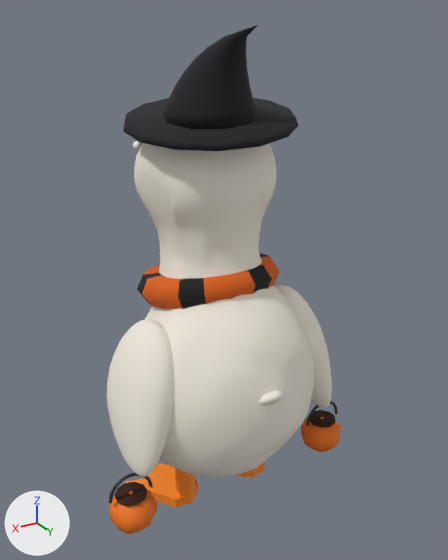
The Blender file arte/pato/pato_animado.blend: old version first, new version second.
One viewpoint serves both versions: a 50 mm camera at (1.36, 2.33, 2.38) aimed at (-0.04, -0.01, 1.21). Every picture has the same lights, and +X, +Y and +Z are marked at lower left. The picture after the commit comes second.

In view in the first picture: 'Abobora.D', 'Abobora.E', 'AboboraBoca.D', 'Asa.D', 'Asa.E', 'CachecolVolta', 'ChapeuAba', 'ChapeuCone', 'Corpo', 'Pe.D', 'PenaRabo', 'Perna.D' and 6 more.
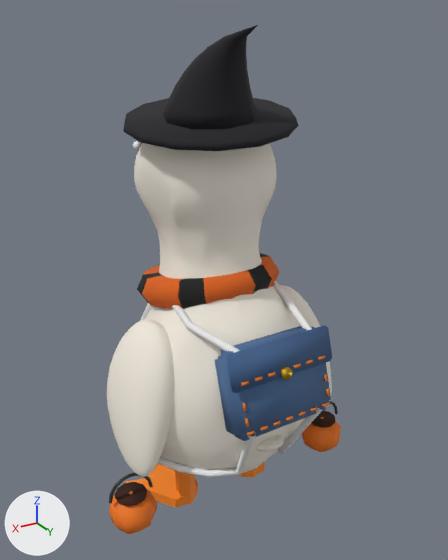
Location of each change, (x1, y1, x2, y2) in pixels of the pictures (448 x 560 px):
'Bolsa', added (blue)
    after: (215, 326, 331, 441)
'BolsaAba', added (blue)
    after: (226, 325, 332, 393)
'CordaBolsa.D', added
    after: (140, 303, 256, 477)
'CordaBolsa.E', added (mostly hidden)
    after: (273, 281, 324, 454)
'PenaRabo', moved, turned
    before: (259, 390, 283, 406)
    after: (255, 435, 284, 451)
'BolsaBotao', added
    after: (281, 367, 293, 380)
'Asa.E', unchanged, covered by the edit
    before: (276, 285, 332, 408)
    after: (280, 285, 332, 407)

Edits to the bpy script that builds the scene:
```text
Add mat_cadarco:
    mat_cadarco = principled_material('Cadarco')
    mat_cadarco.base_color = (0.847, 0.847, 0.847)  # white #ededed
    mat_cadarco.roughness = 0.8
Add mat_latao:
    mat_latao = principled_material('Latao')
    mat_latao.base_color = (0.584, 0.361, 0.0203)  # yellow #c9a227
    mat_latao.metallic = 0.8
    mat_latao.roughness = 0.35
Add mat_jeansescuro:
    mat_jeansescuro = principled_material('JeansEscuro')
    mat_jeansescuro.base_color = (0.0545, 0.117, 0.254)  # blue #42608a
    mat_jeansescuro.roughness = 0.9
Add mat_jeans:
    mat_jeans = principled_material('Jeans')
    mat_jeans.base_color = (0.0762, 0.156, 0.314)  # blue #4e6e98
    mat_jeans.roughness = 0.9
Add me_cordabolsa_1:
    me_cordabolsa_1.from_pydata(...)  # 184 vertices, 176 faces; spans x 0.117..0.46, y -0.412..0.603, z 0.428..1.234
    me_cordabolsa_1.polygons.foreach_set('use_smooth', [True] * 176)
    me_cordabolsa_1.materials.append(mat_cadarco)  # white #ededed
Add me_cordabolsa__1:
    me_cordabolsa__1.from_pydata(...)  # 184 vertices, 176 faces; spans x -0.447..-0.11, y -0.412..0.603, z 0.428..1.259
    me_cordabolsa__1.polygons.foreach_set('use_smooth', [True] * 176)
    me_cordabolsa__1.materials.append(mat_cadarco)  # white #ededed
Add me_bolsabotao:
    me_bolsabotao.from_pydata(...)  # a 12-sided cylinder along z spanning x -0.026..0.026, y -0.026..0.026, z -0.008..0.008
    me_bolsabotao.polygons.foreach_set('use_smooth', [True] * 14)
    me_bolsabotao.materials.append(mat_latao)  # yellow #c9a227
Add me_bolsaaba:
    me_bolsaaba.from_pydata(...)  # 48 vertices, 50 faces; spans x -0.256..0.256, y -0.012..0.012, z -0.08..0.08
    me_bolsaaba.polygons.foreach_set('use_smooth', [True] * 50)
    me_bolsaaba.materials.append(mat_jeansescuro)  # blue #42608a
Add me_bolsa:
    me_bolsa.from_pydata(...)  # 48 vertices, 50 faces; spans x -0.25..0.25, y -0.075..0.075, z -0.19..0.19
    me_bolsa.polygons.foreach_set('use_smooth', [True] * 50)
    me_bolsa.materials.append(mat_jeans)  # blue #4e6e98
Change ob_penarabo:
    ob_penarabo.location: (0.0, 0.36, 0.76) -> (0.0, 0.36, 0.55)
    ob_penarabo.rotation_euler: (-0.96, 0.0, 0.0) -> (-1.222, 0.0, 0.0)  # degrees (-55, 0, 0) -> degrees (-70, 0, 0)
Add ob_cordabolsa_d:
    ob_cordabolsa_d = bpy.data.objects.new('CordaBolsa.D', me_cordabolsa_1)
    ob_cordabolsa_d.location = (0.0, 0.0, 0.0)
Add ob_cordabolsa_e:
    ob_cordabolsa_e = bpy.data.objects.new('CordaBolsa.E', me_cordabolsa__1)
    ob_cordabolsa_e.location = (0.0, 0.0, 0.0)
Add ob_bolsabotao:
    ob_bolsabotao = bpy.data.objects.new('BolsaBotao', me_bolsabotao)
    ob_bolsabotao.location = (0.0, 0.564, 1.007)
    ob_bolsabotao.rotation_euler = (-1.261, 0.0, 0.0)  # degrees (-72, 0, 0)
Add ob_bolsaaba:
    ob_bolsaaba = bpy.data.objects.new('BolsaAba', me_bolsaaba)
    ob_bolsaaba.location = (0.0, 0.529, 1.064)
    ob_bolsaaba.rotation_euler = (0.31, 0.0, 0.0)  # degrees (18, 0, 0)
Add ob_bolsa:
    ob_bolsa = bpy.data.objects.new('Bolsa', me_bolsa)
    ob_bolsa.location = (0.0, 0.487, 0.93)
    ob_bolsa.rotation_euler = (0.31, 0.0, 0.0)  # degrees (18, 0, 0)
```
